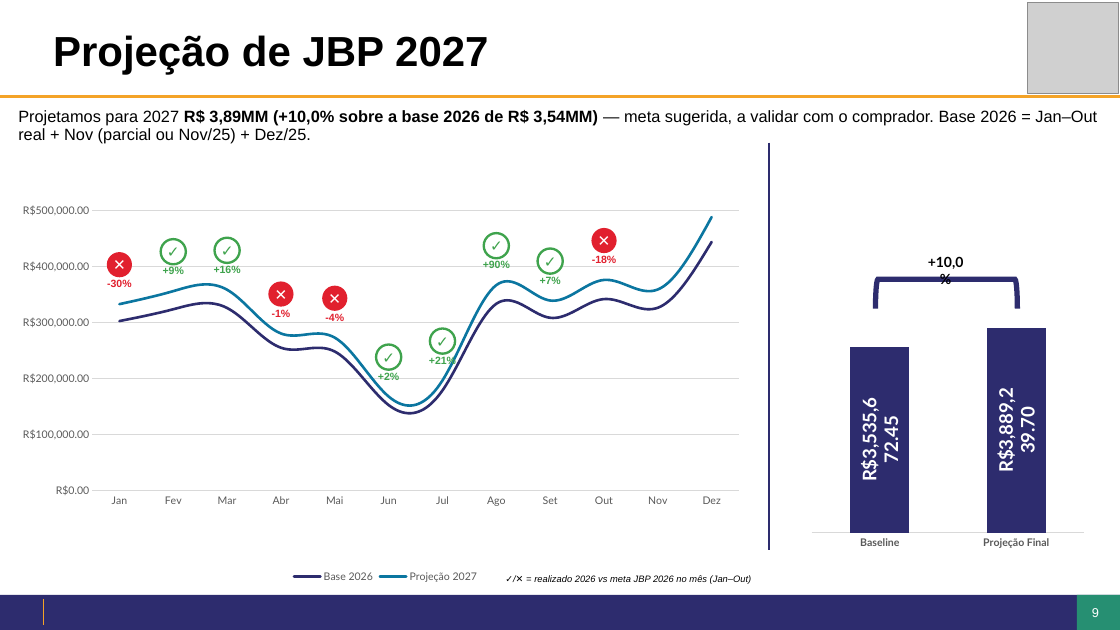
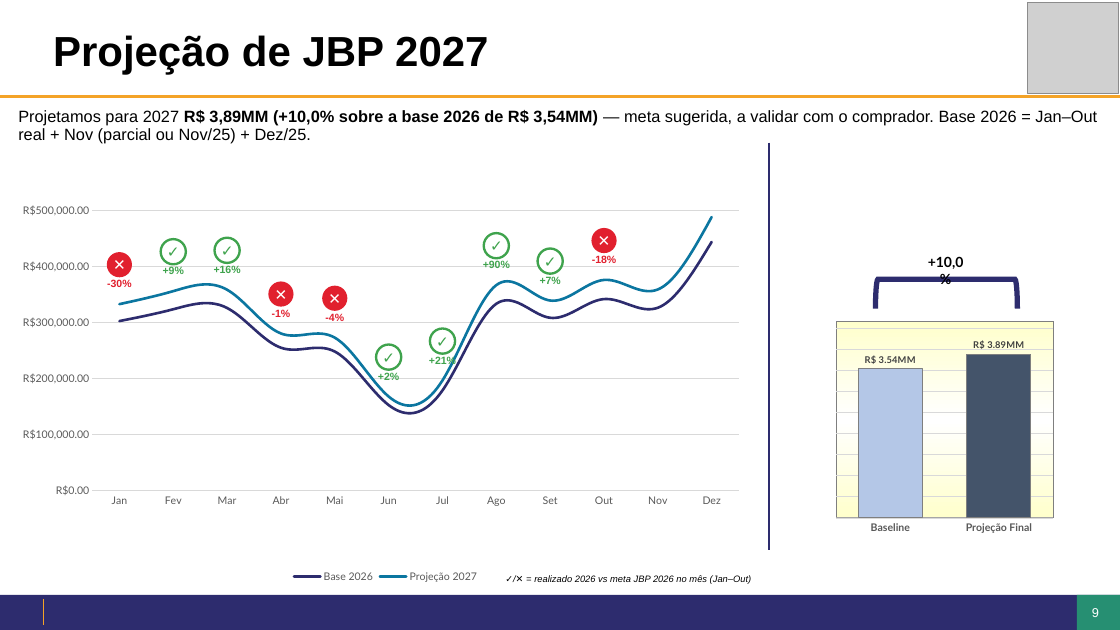
Before and after one commit to giovanoanjos27-del/Dashboard-Farma-sul, a slide deck: slide 9 of jbp/JBP2027_Araujo_Conveniencia.pptx. Drawn at 1120x630 pixels with LibreOffice and Linux fonts; fonts in the diff are those of the drawing; grey boxes stand for pictures; background and template pictures are left out. Boxes give left, top, right and bottom in pixels: in the first picture for what was removed or moved away, otherwise in the second. Text is boxed around its words. In the diff, an @@ line names an element or a change of style, - is before the commit and + after.

```diff
--- a/jbp/JBP2027_Araujo_Conveniencia.pptx
+++ b/jbp/JBP2027_Araujo_Conveniencia.pptx
@@ column chart at [805, 282, 1087, 564] @@
@@ Series 1, Baseline: 3535672.45 to 3540000 @@
@@ Series 1, Projeção Final: 3889239.7 to 3890000 @@
@@ colour of Series 1 #2D2C6E to #B4C7E7 @@
@@ data labels of Series 1 changed @@
@@ colours of single points changed @@
@@ category axis changed @@
@@ value axis changed @@
@@ bar spacing changed @@
@@ background changed @@
@@ plot area changed @@
```
Also in this commit, not shown: 3 other slides changed, 12 other files.
